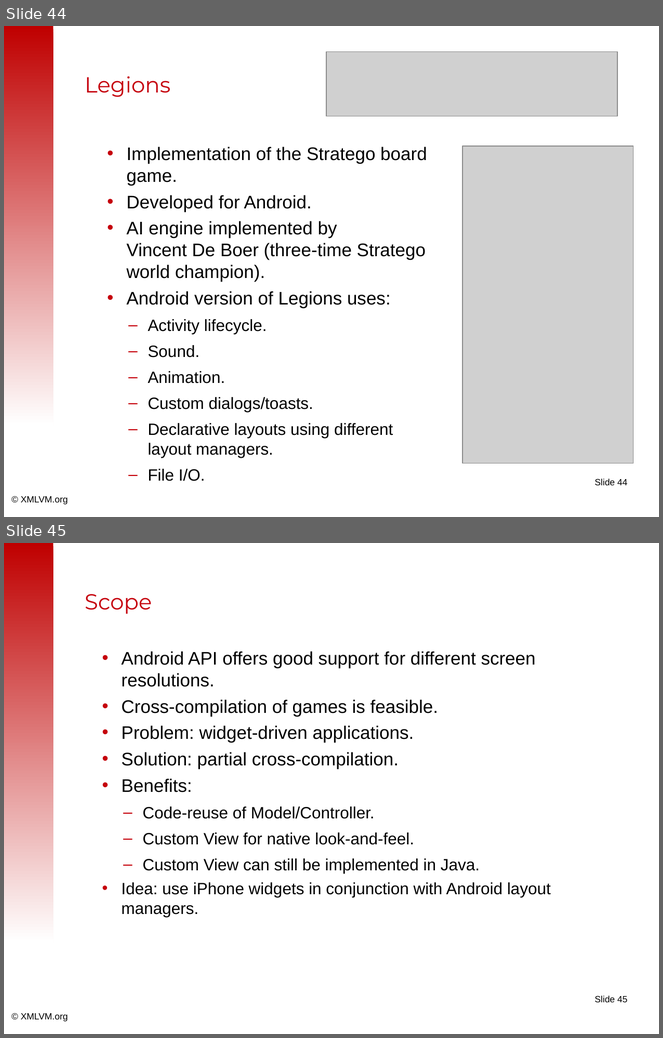
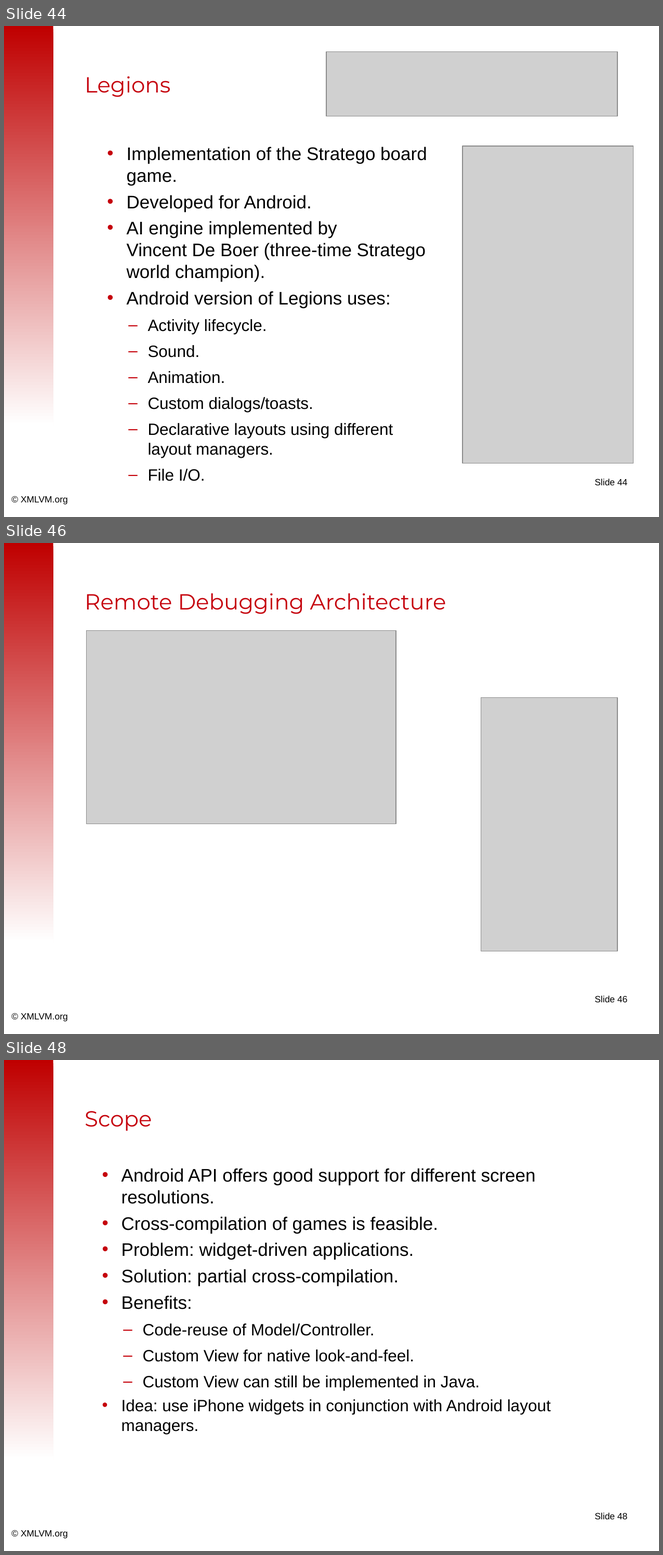
Before and after one commit to tisoft/xmlvm, a slide deck: doc/slides/android2iphone-master.odp. Shown one above the other, each under a label of ours: slides 44 and 45 before the commit, slides 44, 46 and 48 after it; the slides between them are not shown. The pictures are 663x1038 and 663x1555 pixels, drawn with LibreOffice and Linux fonts; fonts in the diff are those of the drawing; grey boxes stand for pictures; background and template pictures are left out. Boxes give left, top, right and bottom in pixels: in the first picture for what was removed or moved away, otherwise in the second. Text is boxed around its words. In the diff, an @@ line names an element or a change of style, - is before the commit and + after.

Commit message:
Remote debugging slides added, Slide titles set.

```diff
--- a/doc/slides/android2iphone-master.odp
+++ b/doc/slides/android2iphone-master.odp
@@ slide 46 added at bbox=[4, 543, 659, 1034], background #FFFFFF; not listed: 3 template elements that a slide beside it also shows @@
@@ title added at bbox=[85, 593, 447, 614], 24 pt, text #C5000B @@
+Remote Debugging Architecture
@@ picture added at bbox=[87, 631, 396, 824] @@
@@ picture added at bbox=[481, 697, 617, 951] @@
@@ what was slide 45 is now slide 48 @@
@@ page number at bbox=[595, 1513, 627, 1520]: text changed @@
-Slide 45
+Slide 48
```
Also in this commit, not shown: 2 other slides added.
